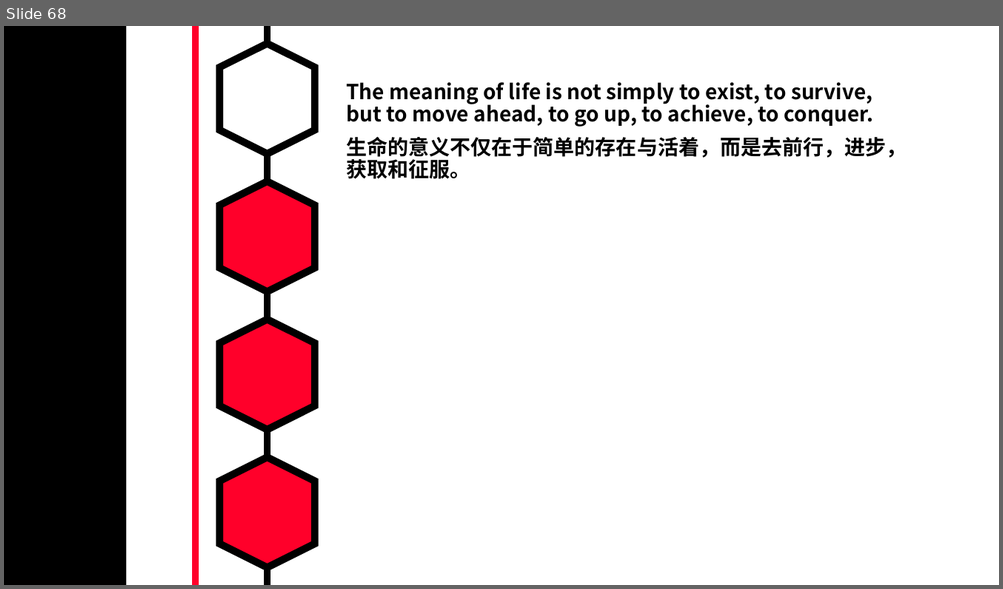
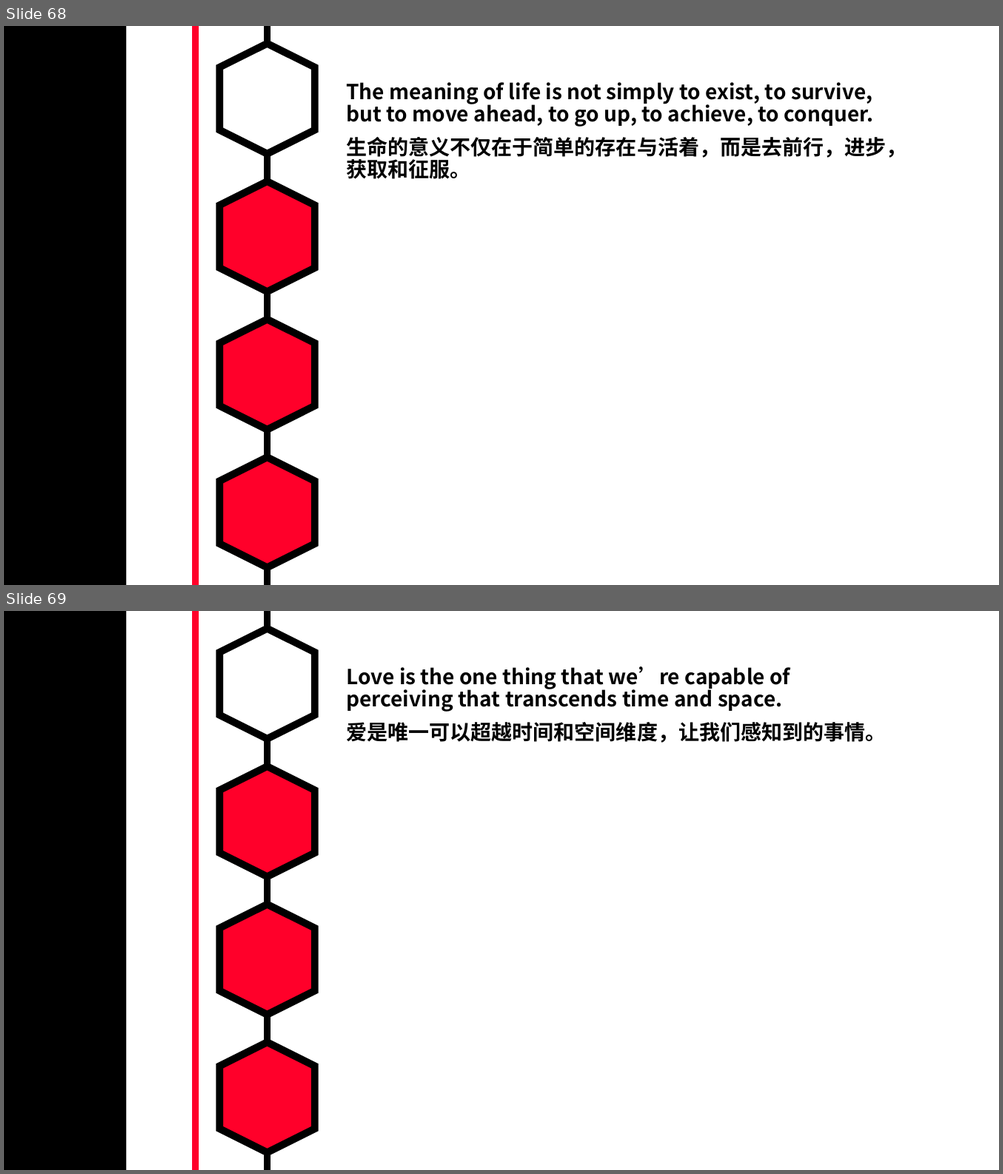
Before and after one commit to MarkShen1992/PPT-template, a slide deck: morning reading/iridescent english sentenses.pptx. Shown one above the other, each under a label of ours: slide 68 before the commit, slides 68 and 69 after it. The pictures are 1003x589 and 1003x1174 pixels, drawn with LibreOffice and Linux fonts; fonts in the diff are those of the drawing. Boxes give left, top, right and bottom in pixels: in the first picture for what was removed or moved away, otherwise in the second. Text is boxed around its words. In the diff, an @@ line names an element or a change of style, - is before the commit and + after.

```diff
--- a/morning reading/iridescent english sentenses.pptx
+++ b/morning reading/iridescent english sentenses.pptx
@@ slide 69 added at (4, 611, 999, 1170), background #FFFFFF; not listed: 7 template elements that a slide beside it also shows @@
@@ text added at (346, 667, 885, 743), 20 pt, text #000000, bold @@
+Love is the one thing that we’re capable of perceiving that transcends time and space.
+爱是唯一可以超越时间和空间维度，让我们感知到的事情。
```
Also in this commit, not shown: 3 other slides added, 3 other files.
